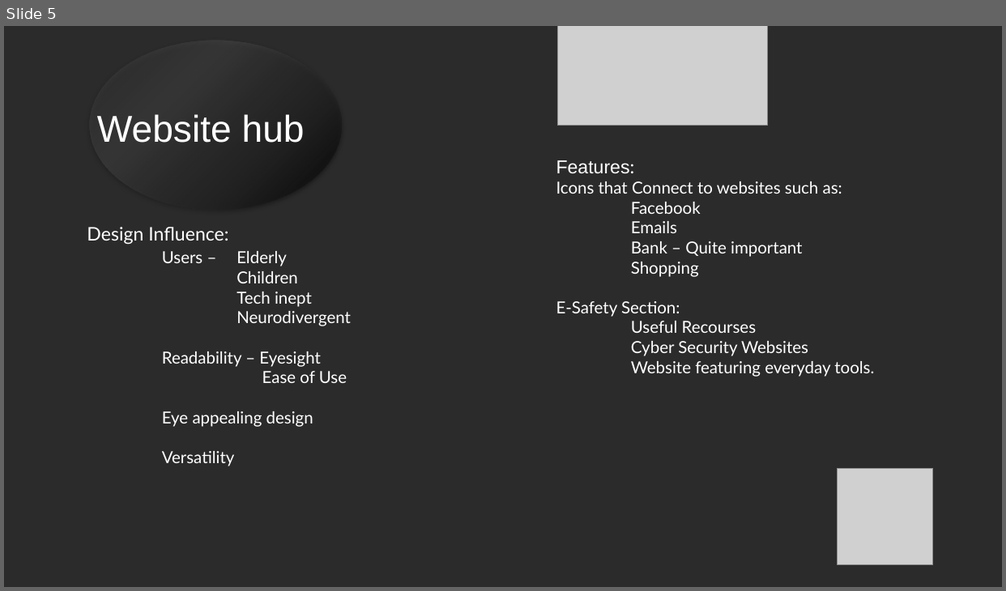
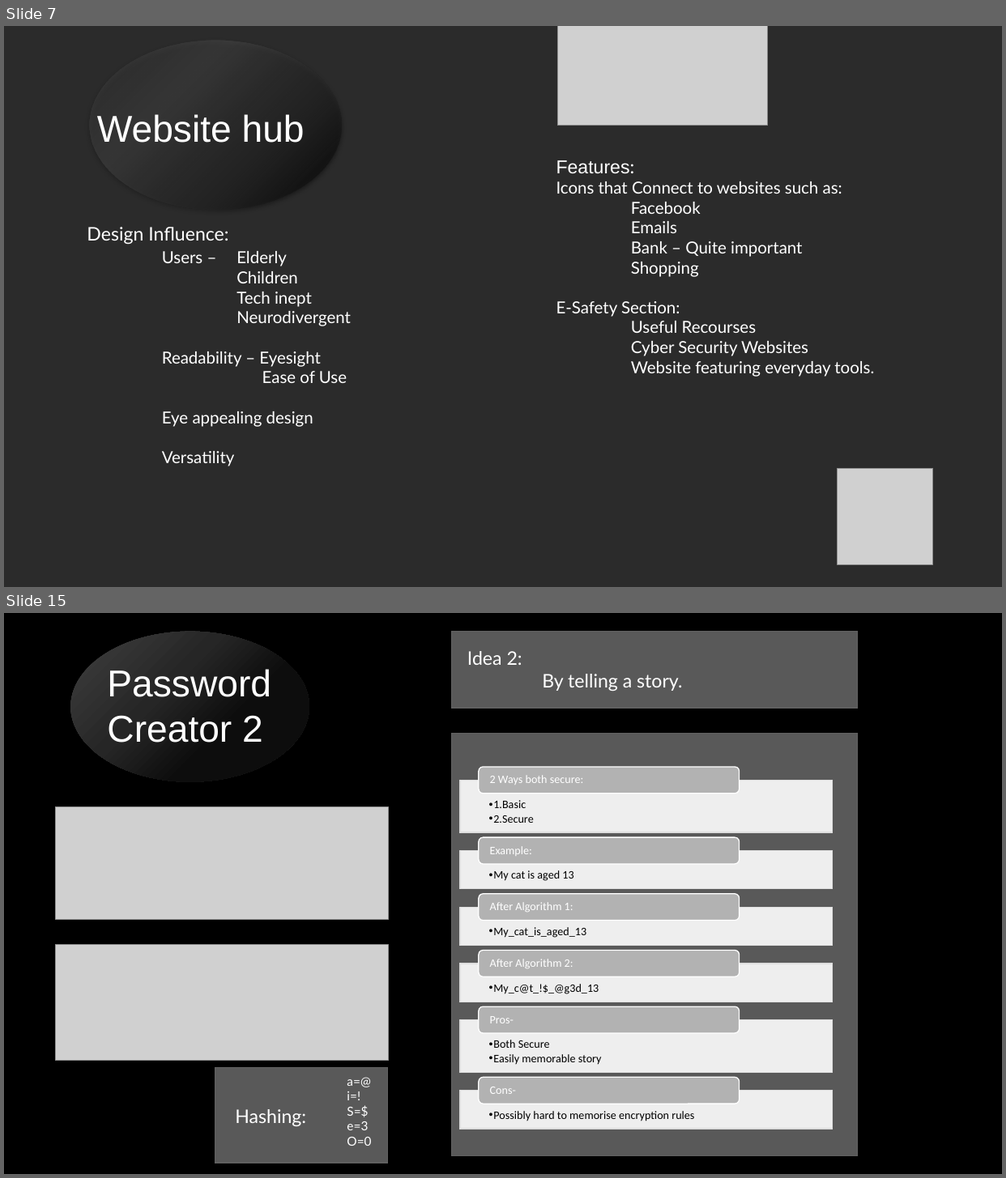
Before and after one commit to Niko-PL/Nikodem-Drabik-1004-Project, a slide deck: Project White Spectra.pptx. Shown one above the other, each under a label of ours: slide 5 before the commit, slides 7 and 15 after it; the slides between them are not shown. The pictures are 1006x591 and 1006x1178 pixels, drawn with LibreOffice and Linux fonts; fonts in the diff are those of the drawing; grey boxes stand for pictures; background and template pictures are left out; a plain dark background stands for a picture behind light text. Boxes give left, top, right and bottom in pixels: in the first picture for what was removed or moved away, otherwise in the second. Text is boxed around its words. In the diff, an @@ line names an element or a change of style, - is before the commit and + after.

```diff
--- a/Project White Spectra.pptx
+++ b/Project White Spectra.pptx
@@ slide 15 added at box(4, 613, 1002, 1174), background #000000 @@
@@ ellipse added at box(70, 632, 309, 782), fill gradient #404040 to #262626 to #0D0D0D @@
@@ rectangle added at box(452, 632, 858, 708), fill #595959, outline #616161 1 pt @@
@@ text added at box(467, 651, 682, 691), 18 pt, text #FFFFFF @@
+Idea 2:
+By telling a story.
@@ text added at box(107, 669, 271, 743), 36 pt, text #FFFFFF @@
+Password Creator 2
@@ rectangle added at box(452, 734, 858, 1156), fill #595959, outline #616161 1 pt @@
@@ picture added at box(56, 807, 389, 920) @@
@@ picture added at box(56, 944, 389, 1061) @@
@@ rectangle added at box(215, 1068, 387, 1163), fill #595959, outline #616161 1 pt @@
@@ text added at box(347, 1077, 371, 1146), 12 pt, text #FFFFFF @@
+a=@
+i=!
+S=$
+e=3
+O=0
@@ group added at box(460, 767, 832, 1129): 12 texts, 6 rectangles, 6 rounded rectangles @@
+  • 1.Basic
+  • 2.Secure
+2 Ways both secure:
+  • My cat is aged 13
+Example:
+  • My_cat_is_aged_13
+After Algorithm 1:
+  • My_c@t_!$_@g3d_13
+After Algorithm 2:
+  • Both Secure
+  • Easily memorable story
+Pros-
+  • Possibly hard to memorise encryption rules
+Cons-
@@ text added at box(235, 1110, 306, 1127), 18 pt, text #FFFFFF @@
+Hashing:
@@ what was slide 5 is now slide 7 @@
```
Also in this commit, not shown: 5 slides changed, 5 other slides added, 3 other files.
